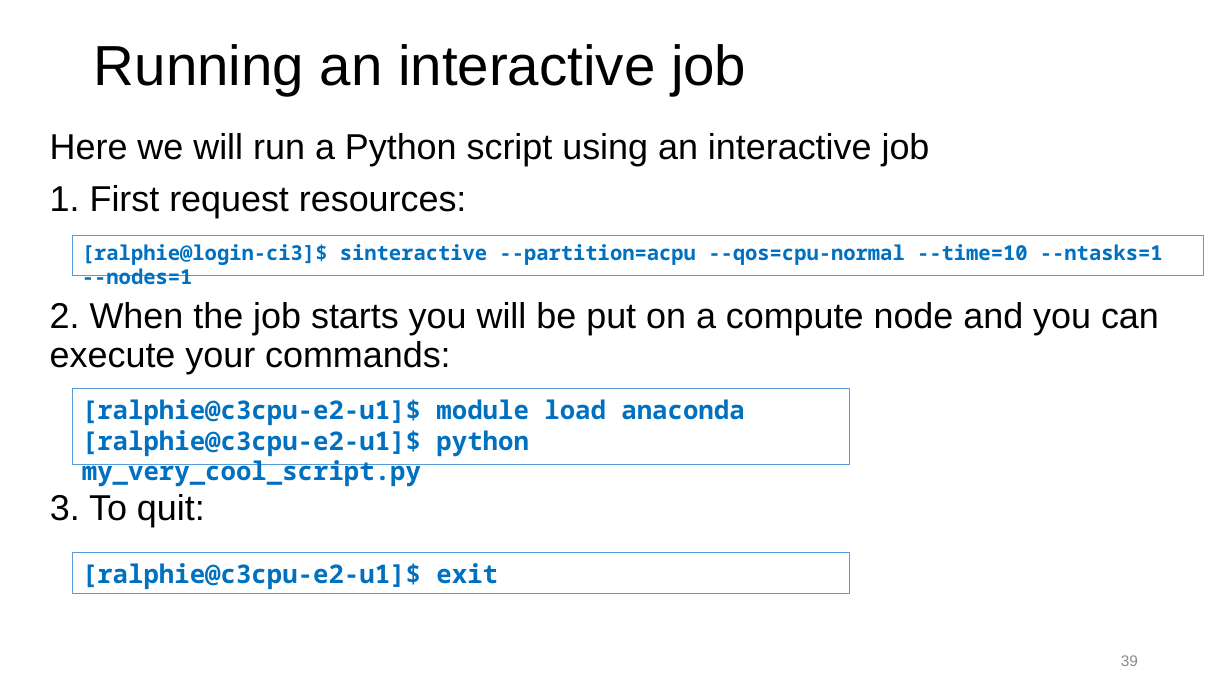
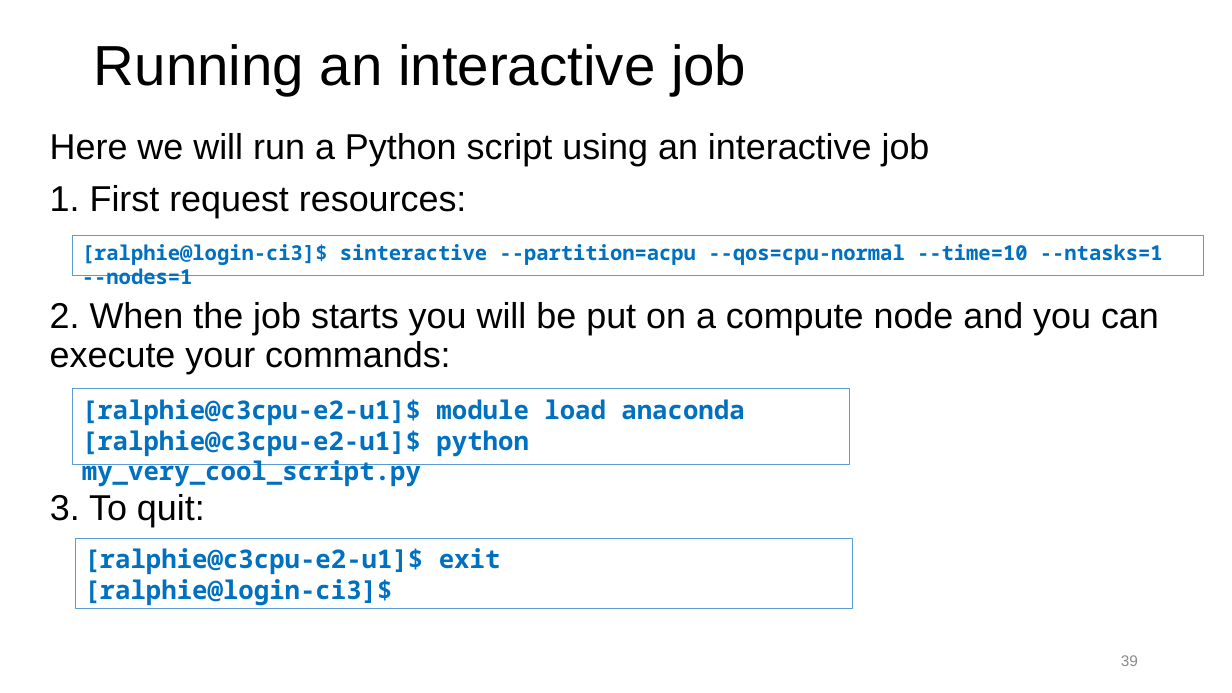
Before and after one commit to ResearchComputing/Getting_Started_With_Research_Computing, a slide deck: slide 39 of Command_Line_And_Job_Scheduling.pptx. Drawn at 1232x693 pixels with LibreOffice and Linux fonts; fonts in the diff are those of the drawing; background and template pictures are left out. Boxes give left, top, right and bottom in pixels: in the first picture for what was removed or moved away, otherwise in the second. Text is boxed around its words. In the diff, an @@ line names an element or a change of style, - is before the commit and + after.

```diff
--- a/Command_Line_And_Job_Scheduling.pptx
+++ b/Command_Line_And_Job_Scheduling.pptx
@@ rectangle "[ralphie@c3cpu-e2-u1]$ exit": place and size @@
-rectangle "[ralphie@c3cpu-e2-u1]$ exit" at <box>73,553,850,593</box>
+rectangle "[ralphie@c3cpu-e2-u1]$ exit" at <box>75,539,852,609</box>
@@ text in rectangle at <box>84,579,392,606</box>: paragraph added @@
+[ralphie@login-ci3]$
```
Also in this commit, not shown: 7 other slides changed, 1 other file.
